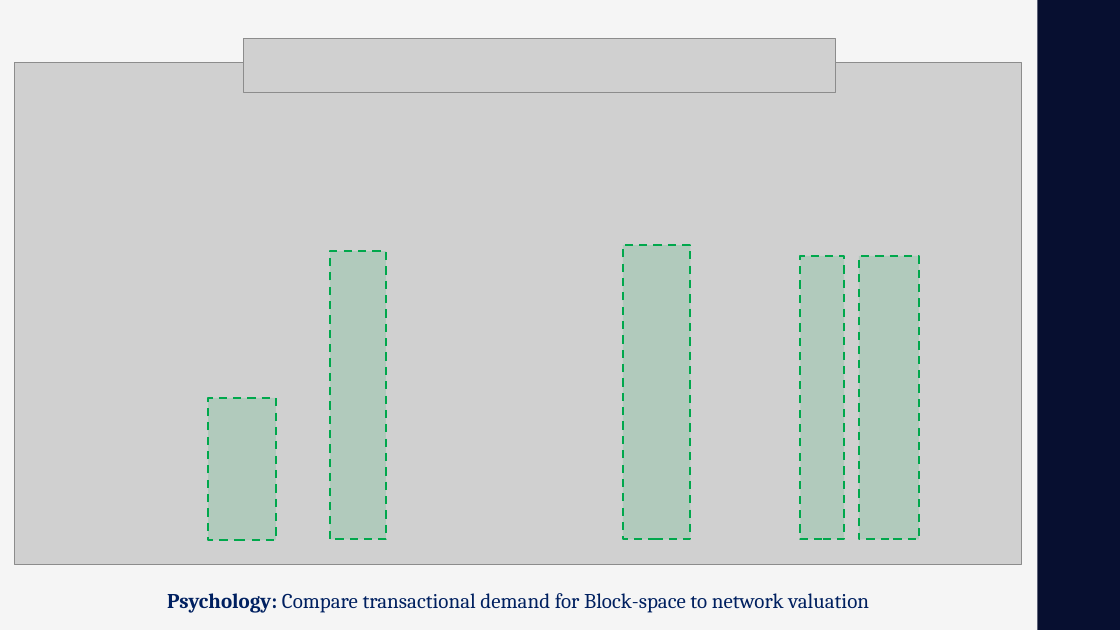
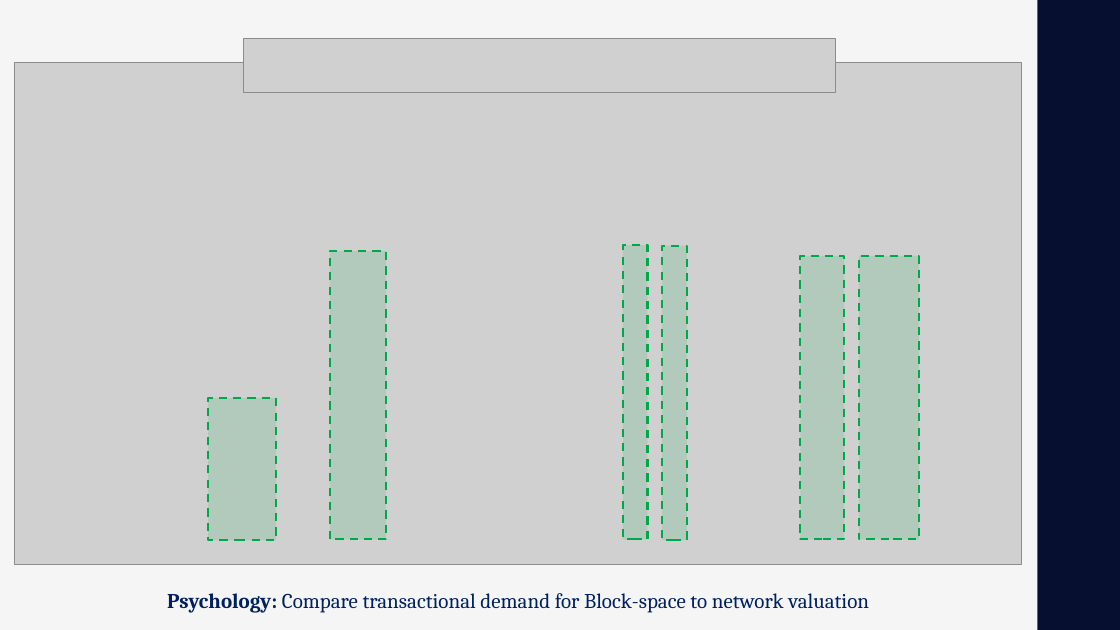
Before and after one commit to cryptobuks1/checkonchain, a slide deck: slide 23 of research_articles/masterclasses/consensus_distributed/consensus_distributed.pptx (slide 21 before the commit). Drawn at 1120x630 pixels with LibreOffice and Linux fonts; fonts in the diff are those of the drawing; grey boxes stand for pictures; background and template pictures are left out. Boxes give left, top, right and bottom in pixels: in the first picture for what was removed or moved away, otherwise in the second. Text is boxed around its words. In the diff, an @@ line names an element or a change of style, - is before the commit and + after.

```diff
--- a/research_articles/masterclasses/consensus_distributed/consensus_distributed.pptx
+++ b/research_articles/masterclasses/consensus_distributed/consensus_distributed.pptx
@@ rectangle: place and size @@
-rectangle at (623,245,690,539)
+rectangle at (623,245,647,539)
@@ rectangle added at (662,246,686,540), fill #00A84C at 15% opacity, outline #00A84C 1.75 pt dashed @@
```
Also in this commit, not shown: 10 other slides changed, 3 slides added, 37 other files.
